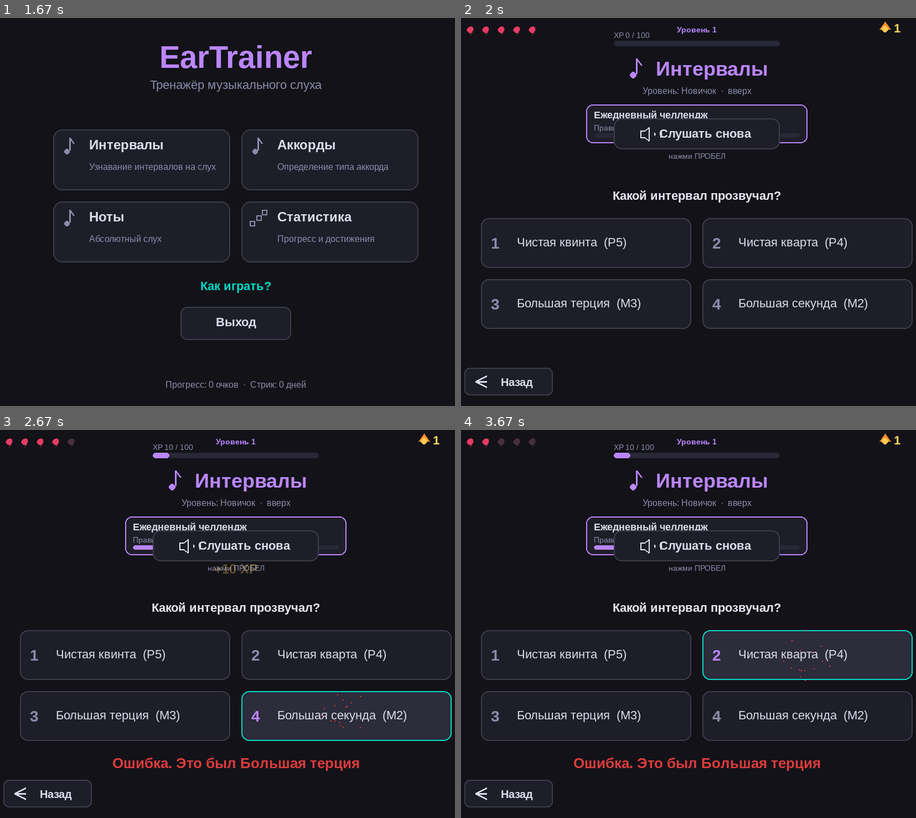
Above: before the commit, frames 1-4 (two rows, left to right).
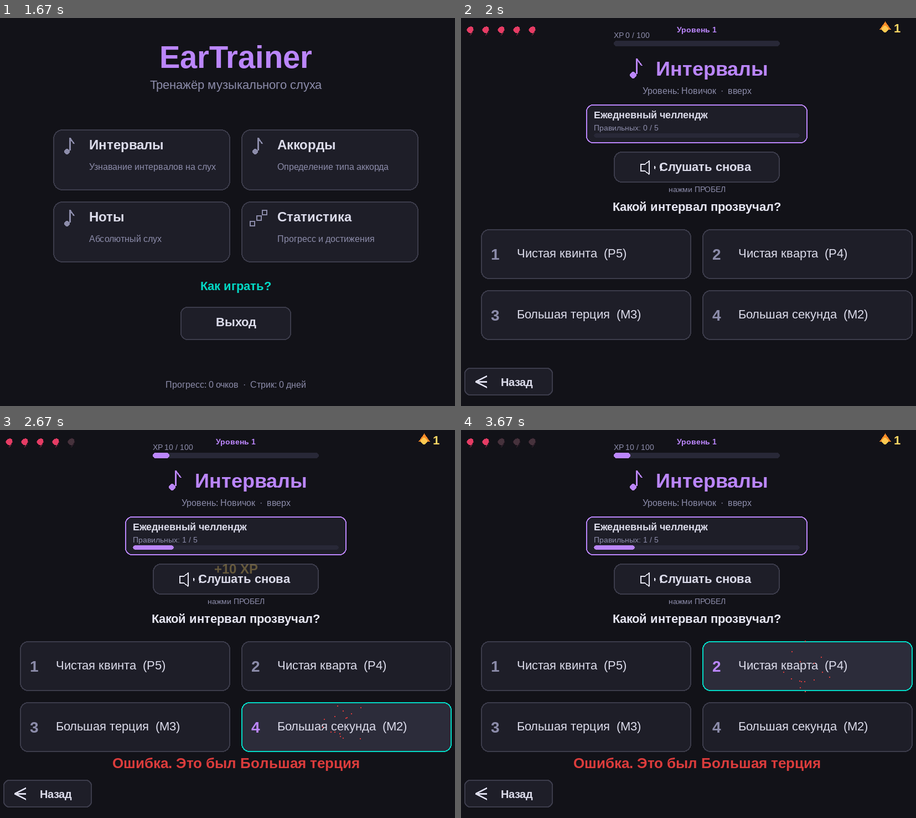
Above: after the commit, the same moments.

Repository: Folombas/PyGame2026
Game: pygame game, started from EarTrainer/main.py
Two runs of this game, one before a commit and one after it. Both use one fixed random seed, a clock stepped at 60 frames per second and the inputs below.
Inputs (mouse positions are in pixels of both pictures, inside the frame that each line leads up to):
- Up to frame 1 (1.67 s): press the mouse at (236, 285) at 0.37 s; move the mouse to (291, 184) at 0.47 s; release the mouse at (345, 83) at 0.6 s; press the mouse at (236, 347) at 0.7 s; move the mouse to (150, 231) at 0.8 s; release the mouse at (68, 111) at 0.93 s; press the mouse at (236, 347) at 1.03 s; move the mouse to (268, 270) at 1.13 s; release the mouse at (295, 192) at 1.27 s; press the mouse at (236, 347) at 1.37 s; move the mouse to (182, 343) at 1.47 s; release the mouse at (127, 336) at 1.6 s
- Up to frame 2 (2 s): press the mouse at (602, 161) at 1.7 s; move the mouse to (556, 177) at 1.8 s; release the mouse at (511, 196) at 1.93 s
- Up to frame 3 (2.67 s): click "3" at 2.05 s; press the mouse at (345, 728) at 2.37 s; move the mouse to (309, 721) at 2.47 s; release the mouse at (277, 717) at 2.6 s
- Up to frame 4 (3.67 s): click (583, 658) at 2.72 s; click (624, 534) at 3.05 s; press the mouse at (806, 666) at 3.37 s; move the mouse to (779, 658) at 3.47 s; release the mouse at (752, 655) at 3.6 s

Frame 1 is identical in both runs. In frame 2, 6.3% of the frame differs, in the area x 4-100%, y 25-83%; in frame 3, 8.7%; in frame 4, 8.7%.

Commit message:
fix(interval): move replay button below daily-quest card (no overlap)

Diff:
--- a/EarTrainer/screen_interval.py
+++ b/EarTrainer/screen_interval.py
@@ -32,11 +32,11 @@
 
     def _layout(self):
         W = theme.WIDTH
-        self.replay_rect = pygame.Rect(W // 2 - 150, 200, 300, 56)
+        self.replay_rect = pygame.Rect(W // 2 - 150, 260, 300, 56)
         bw, bh = 380, 90
         gap = 20
         sx = W // 2 - bw - gap // 2
-        sy = 380
+        sy = 400
         self.choice_rects = []
         for i in range(4):
             cx = sx + (i % 2) * (bw + gap)
@@ -200,7 +200,7 @@
         ui.draw_text_centered(surf, "нажми ПРОБЕЛ", self.replay_rect.bottom + 12, 14, theme.MD_MUTED)
 
         # ─── Вопрос ───
-        ui.draw_text_centered(surf, "Какой интервал прозвучал?", 340, 22, theme.MD_ON_BG, bold=True)
+        ui.draw_text_centered(surf, "Какой интервал прозвучал?", 360, 22, theme.MD_ON_BG, bold=True)
 
         # ─── Варианты ───
         for i, rect in enumerate(self.choice_rects):
